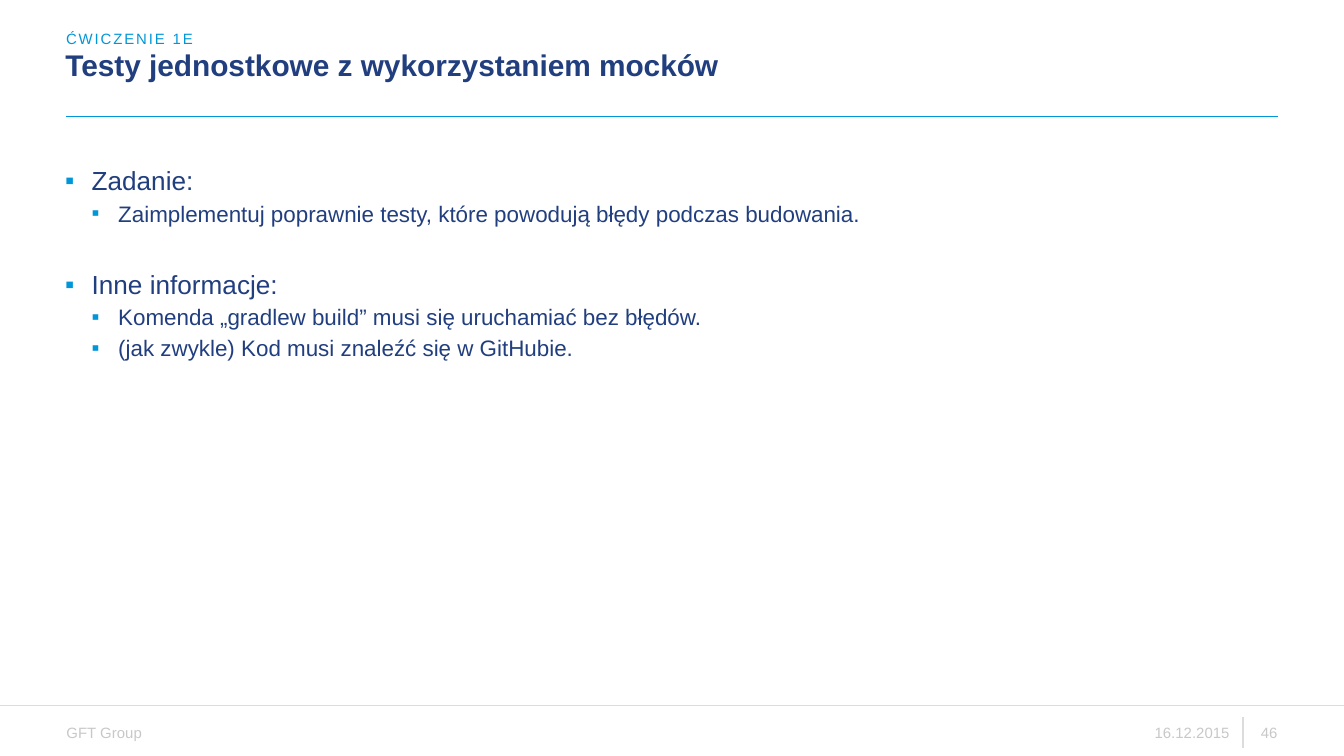
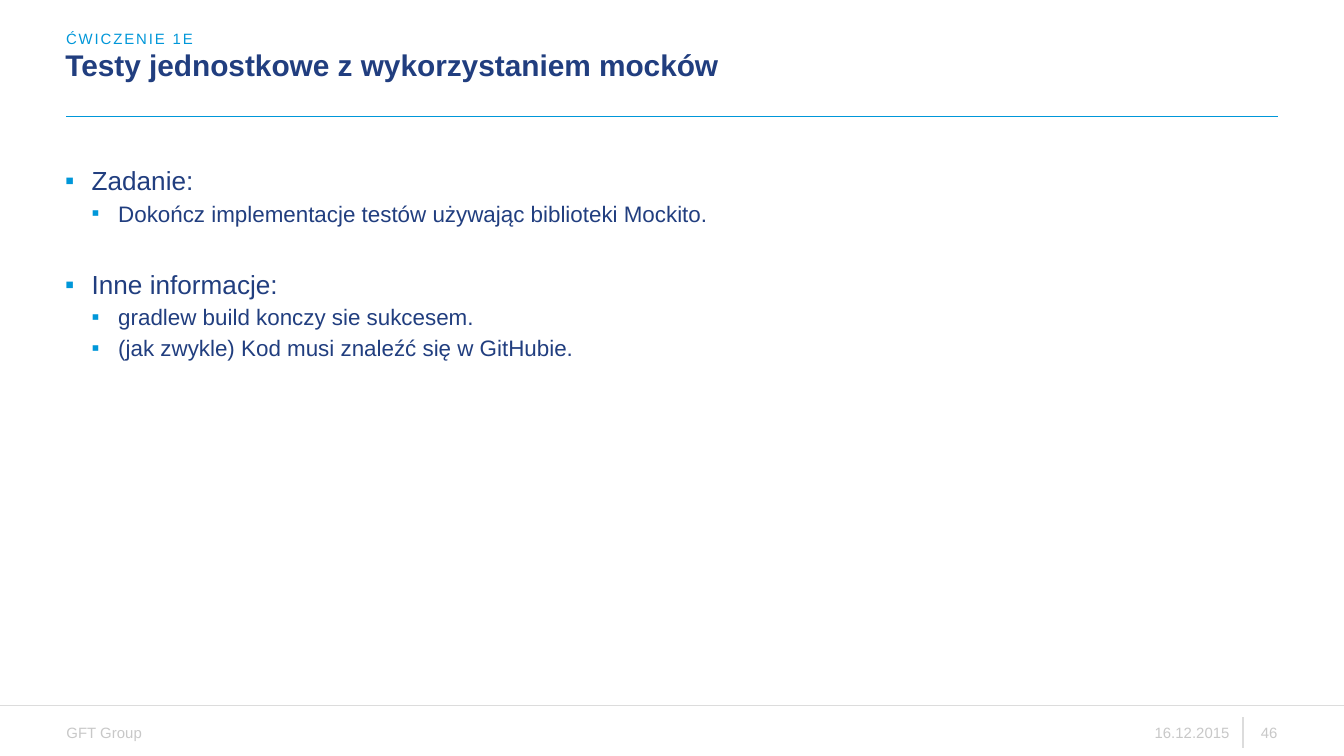
Before and after one commit to zenek24pl/exercise1a, a slide deck: slide 46 of WDSR - ćwiczenie 1.pptx. Drawn at 1344x756 pixels with LibreOffice and Linux fonts; fonts in the diff are those of the drawing; background and template pictures are left out. Boxes give left, top, right and bottom in pixels: in the first picture for what was removed or moved away, otherwise in the second. Text is boxed around its words. In the diff, an @@ line names an element or a change of style, - is before the commit and + after.

Commit message:
minor changes to 1e task requirements to avoid ambiguity

```diff
--- a/WDSR - ćwiczenie 1.pptx
+++ b/WDSR - ćwiczenie 1.pptx
@@ text at bbox=[118, 205, 707, 227]: text changed @@
-  ▪ Zaimplementuj poprawnie testy, które powodują błędy podczas budowania.
+  ▪ Dokończ implementacje testów używając biblioteki Mockito.
@@ text at bbox=[118, 308, 474, 330]: text changed @@
-  ▪ Komenda „gradlew build” musi się uruchamiać bez błędów.
+  ▪ gradlew build konczy sie sukcesem.
```
